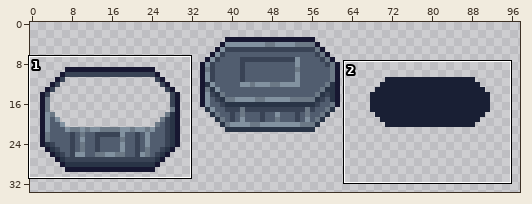
Two versions of one sprite sheet, Assets/Sprites/Chests.png. Above: a wide view before the commit, with the close-up outlined.
Close-up. Before the commit:
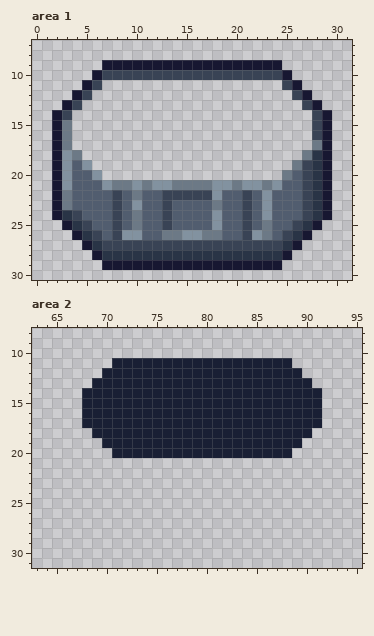
The file is 192x256 pixels. Shown: area 1: x 0..31, y 7..30; area 2: x 63..95, y 8..31. The wide view leaves out empty margins.
After:
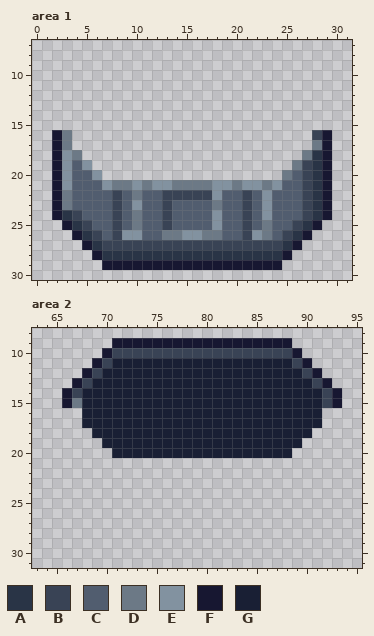
Palette (. is transparent): A #293446  B #394355  C #515d6f  D #6c7986  E #8292a0  F #171731  G #191f34
Change:
--- area 1
@@ x 0..31 @@
  8 ................................
- 9 .......FFFFFFFFFFFFFFFFFF.......
-10 ......FBBBBBBBBBBBBBBBBBBF......
-11 .....FB..................BF.....
-12 ....FB....................BF....
-13 ...FB......................BF...
-14 ..FB........................BF..
-15 ..FD........................BF..
+ 9 ................................
+10 ................................
+11 ................................
+12 ................................
+13 ................................
+14 ................................
+15 ................................
 16 ..FD........................BF..
--- area 2
@@ x 63..95 @@
  8 .................................
- 9 .................................
-10 .................................
-11 ........GGGGGGGGGGGGGGGGGG.......
-12 .......GGGGGGGGGGGGGGGGGGGG......
-13 ......GGGGGGGGGGGGGGGGGGGGGG.....
-14 .....GGGGGGGGGGGGGGGGGGGGGGGG....
-15 .....GGGGGGGGGGGGGGGGGGGGGGGG....
+ 9 ........FFFFFFFFFFFFFFFFFF.......
+10 .......FBBBBBBBBBBBBBBBBBBF......
+11 ......FBGGGGGGGGGGGGGGGGGGBF.....
+12 .....FBGGGGGGGGGGGGGGGGGGGGBF....
+13 ....FBGGGGGGGGGGGGGGGGGGGGGGBF...
+14 ...FBGGGGGGGGGGGGGGGGGGGGGGGGBF..
+15 ...FDGGGGGGGGGGGGGGGGGGGGGGGGBF..
 16 .....GGGGGGGGGGGGGGGGGGGGGGGG....
Changed places in both close-ups, as pixel boxes (x1, y1, x2, y2):
erased: (52, 60, 332, 130)
added: (62, 338, 342, 408)
